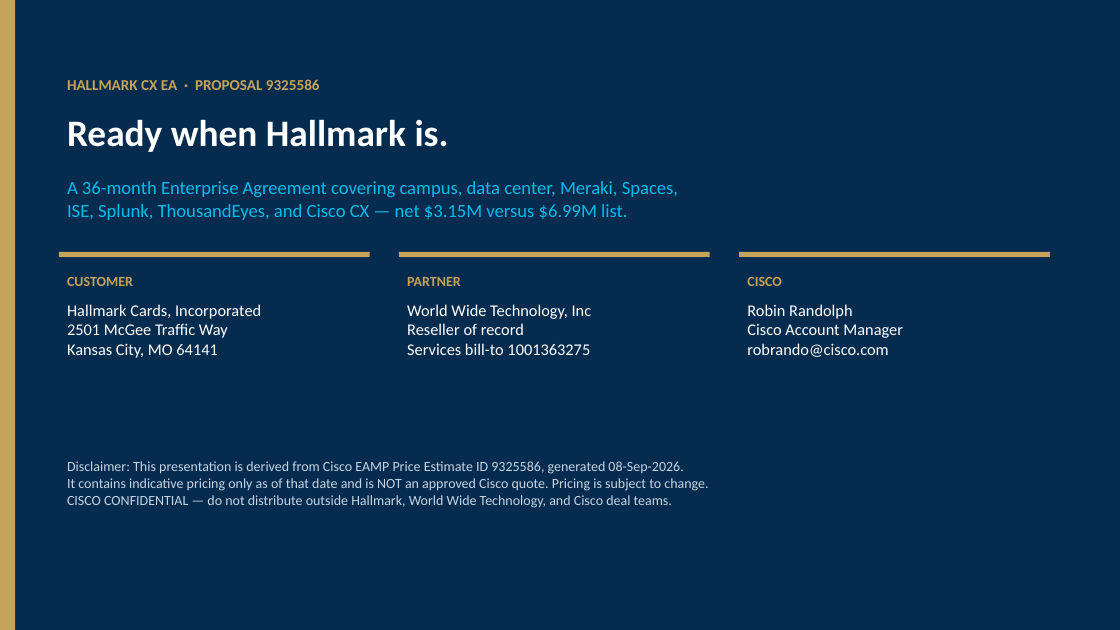
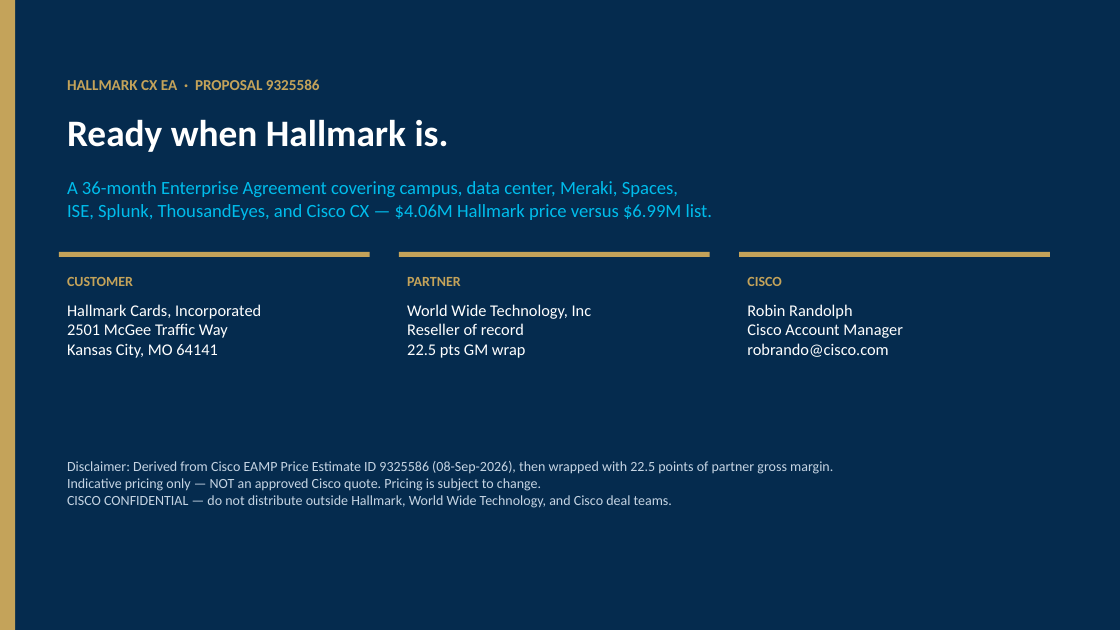
Before and after one commit to chchilds/cxvx, a slide deck: slide 19 of Hallmark_Cards_Cisco_Enterprise_Agreement.pptx (slide 18 before the commit). Drawn at 1120x630 pixels with LibreOffice and Linux fonts; fonts in the diff are those of the drawing. Boxes give left, top, right and bottom in pixels: in the first picture for what was removed or moved away, otherwise in the second. Text is boxed around its words. In the diff, an @@ line names an element or a change of style, - is before the commit and + after.

```diff
--- a/Hallmark_Cards_Cisco_Enterprise_Agreement.pptx
+++ b/Hallmark_Cards_Cisco_Enterprise_Agreement.pptx
@@ text at (67,181,713,220): text changed @@
-A 36-month Enterprise Agreement covering campus, data center, Meraki, Spaces,
-ISE, Splunk, ThousandEyes, and Cisco CX — net $3.15M versus $6.99M list.
+A 36-month Enterprise Agreement covering campus, data center, Meraki, Spaces,
+ISE, Splunk, ThousandEyes, and Cisco CX — $4.06M Hallmark price versus $6.99M list.
@@ text at (407,304,592,358): text changed @@
-World Wide Technology, Inc
-Reseller of record
-Services bill-to 1001363275
+World Wide Technology, Inc
+Reseller of record
+22.5 pts GM wrap
@@ text at (67,461,833,508): text changed @@
-Disclaimer: This presentation is derived from Cisco EAMP Price Estimate ID 9325586, generated 08-Sep-2026.
-It contains indicative pricing only as of that date and is NOT an approved Cisco quote. Pricing is subject to change.
-CISCO CONFIDENTIAL — do not distribute outside Hallmark, World Wide Technology, and Cisco deal teams.
+Disclaimer: Derived from Cisco EAMP Price Estimate ID 9325586 (08-Sep-2026), then wrapped with 22.5 points of partner gross margin.
+Indicative pricing only — NOT an approved Cisco quote. Pricing is subject to change.
+CISCO CONFIDENTIAL — do not distribute outside Hallmark, World Wide Technology, and Cisco deal teams.
```
Also in this commit, not shown: 17 other slides changed, 1 slide added, 1 other file.
